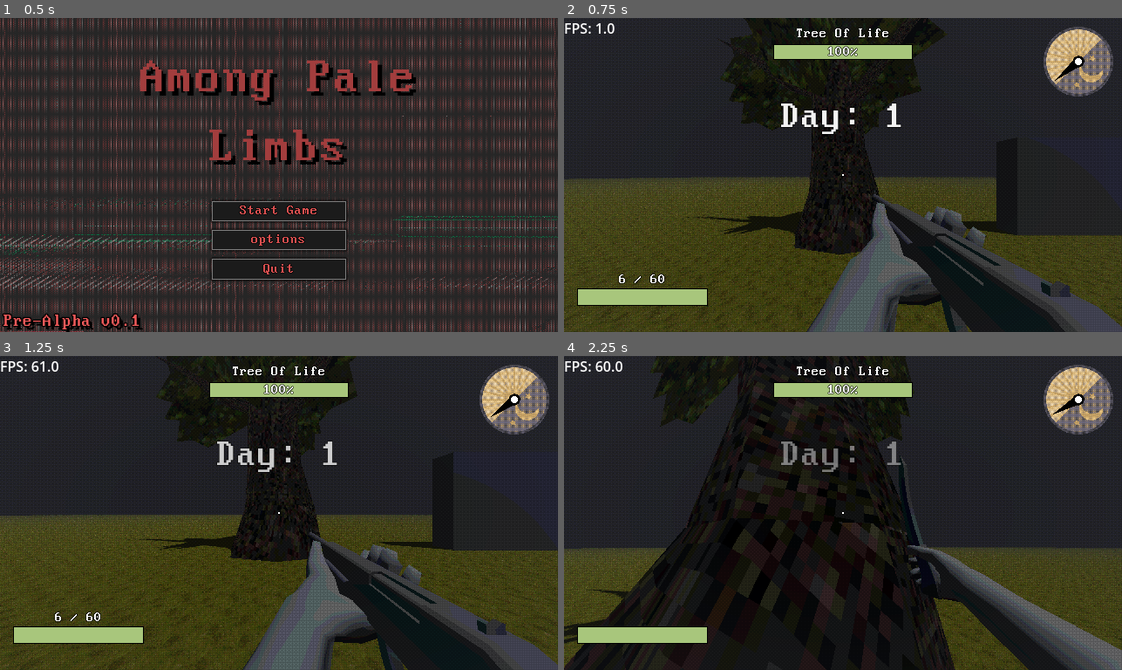
Above: before the commit, frames 1-4 (two rows, left to right).
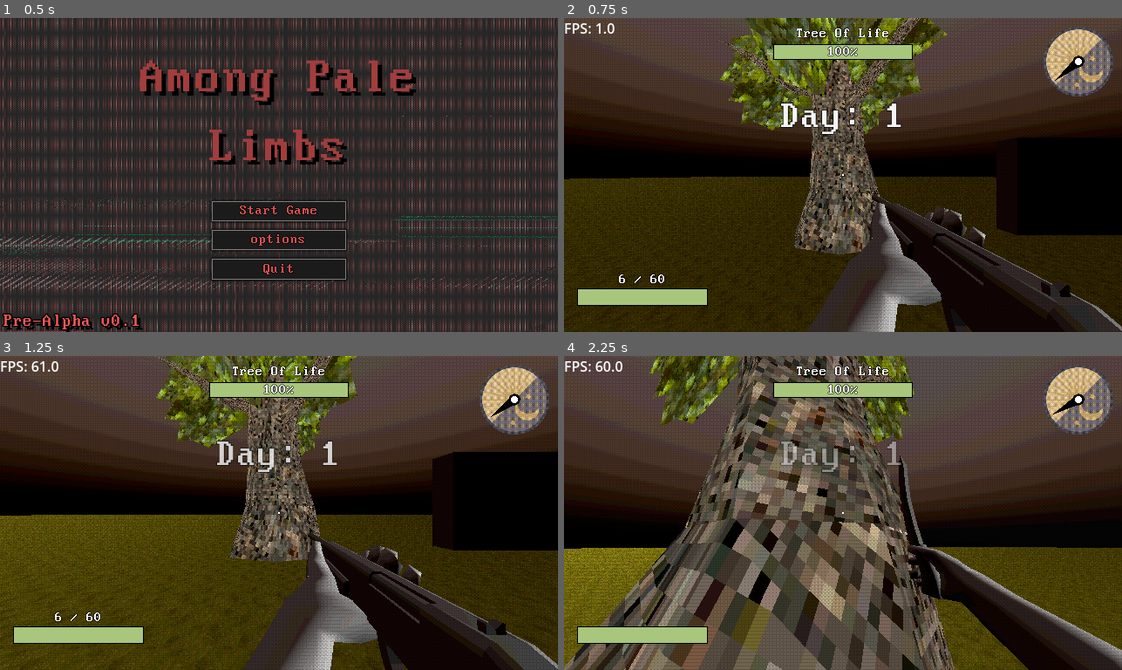
Above: after the commit, the same moments.

Repository: EmilHakala/treeoflife
Game: Godot game, scene res://Menu/MainMenu/MainMenu.tscn
Two runs of this game, one before a commit and one after it. Both use one fixed random seed, a clock stepped at 60 frames per second and the inputs below.
Inputs (mouse positions are in pixels of both pictures, inside the frame that each line leads up to):
- Up to frame 1 (0.5 s): no input
- Up to frame 2 (0.75 s): click "Start Game" at 0.5 s
- Up to frame 3 (1.25 s): no input
- Up to frame 4 (2.25 s): tap Enter at 1.25 s; move the mouse to (870, 513) at 1.27 s; hold W from 1.28 s (still down); click (870, 513) at 1.35 s; move the mouse to (815, 513) at 2.02 s; tap 1 (slot_1) at 2.1 s

Frame 1 is identical in both runs. In frame 2, 72% of the frame differs, in the area x 0-100%, y 0-100%; in frame 3, 58%; in frame 4, 82%.

Commit message:
Visual D/N cycle and reload bug fix

Diff:
--- a/Systems/DayNightSystem/DN_System.tscn
+++ b/Systems/DayNightSystem/DN_System.tscn
@@ -1,6 +1,29 @@
-[gd_scene load_steps=2 format=3 uid="uid://bao2c6bwt0oyj"]
+[gd_scene load_steps=7 format=3 uid="uid://bao2c6bwt0oyj"]
 
 [ext_resource type="Script" uid="uid://0hbxxtclg65l" path="res://Systems/DayNightSystem/dn_system.gd" id="1_8aawm"]
 
+[sub_resource type="Gradient" id="Gradient_8aawm"]
+colors = PackedColorArray(0.309804, 0.227451, 0.380392, 1, 0.0728426, 0.0728426, 0.0728426, 1)
+
+[sub_resource type="GradientTexture2D" id="GradientTexture2D_ca6iy"]
+gradient = SubResource("Gradient_8aawm")
+fill_from = Vector2(1, 0.532609)
+
+[sub_resource type="PhysicalSkyMaterial" id="PhysicalSkyMaterial_wg67x"]
+night_sky = SubResource("GradientTexture2D_ca6iy")
+
+[sub_resource type="Sky" id="Sky_6autu"]
+sky_material = SubResource("PhysicalSkyMaterial_wg67x")
+
+[sub_resource type="Environment" id="Environment_1varl"]
+background_mode = 2
+sky = SubResource("Sky_6autu")
+
 [node name="DnSystem" type="Node3D"]
 script = ExtResource("1_8aawm")
+
+[node name="WorldEnvironment" type="WorldEnvironment" parent="."]
+environment = SubResource("Environment_1varl")
+
+[node name="DirectionalLight3D" type="DirectionalLight3D" parent="."]
+transform = Transform3D(1, 0, 0, 0, 0.258819, -0.965926, 0, 0.965926, 0.258819, 0, 0, 0)
--- a/Systems/DayNightSystem/dn_system.gd
+++ b/Systems/DayNightSystem/dn_system.gd
@@ -15,10 +15,8 @@
 const enemy_scene = preload("res://enemies/simple_enemy.tscn")
 @onready var player_character: PlayerCharacter = $"../PlayerCharacter"
 @onready var tree: Node3D = $"../Tree"
-@onready var sun: DirectionalLight3D = $"../DirectionalLight3D"
-@onready var environment: WorldEnvironment = $"../WorldEnvironment"
-
-
+@onready var directional_light_3d: DirectionalLight3D = $DirectionalLight3D
+@onready var world_environment: WorldEnvironment = $WorldEnvironment
 
 
 
@@ -40,7 +38,7 @@
 			next_spawn_delay = randf_range(2.0, 5.0) # Adjust range to your liking
 	#sun.rotation_degrees.x = angle
 
-	#update_environment(time_of_day)
+	update_environment(time_of_day)
 
 func setup_day_spawn(day: int):
 	enemies_to_spawn = 2 + int(day * 1.5)
@@ -59,30 +57,7 @@
 	enemies_spawned += 1
 
 
-func update_environment(t : float):
+func update_environment(t: float) -> void:
 	# Rotate sun: 0.0 = sunrise, 0.5 = sunset, 1.0 = next sunrise
 	var sun_angle = lerp(-90.0, 270.0, t)  # Rises in front, sets behind
-	sun.rotation_degrees.x = sun_angle
-
-	# Adjust sun intensity (night = dim or off)
-	if t < 0.25 or t > 0.75:  # Night time
-		sun.light_energy = 0.2
-	else:
-		sun.light_energy = 1.0
-
-	# Darker ambient at night
-	var ambient_strength : float = clamp(remap(t, 0.2, 0.3, 0.1, 1.0), 0.1, 1.0)
-	environment.ambient_light_energy = ambient_strength
-	# Darker fog at night
-	var night_fog = Color(0.02, 0.02, 0.05)
-	var day_fog = Color(0.7, 0.8, 0.9)
-	environment.fog_color = day_fog.lerp(night_fog, get_night_factor(t))
-
-func get_night_factor(t: float) -> float:
-	# 0.0 = day, 1.0 = night
-	if t < 0.25:
-		return clamp(remap(t, 0.0, 0.25, 1.0, 0.0), 0.0, 1.0)
-	elif t > 0.75:
-		return clamp(remap(t, 0.75, 1.0, 0.0, 1.0), 0.0, 1.0)
-	else:
-		return 0.0
+	directional_light_3d.rotation_degrees.x = sun_angle - 90.0
--- a/Systems/Gun_System/gun_system.gd
+++ b/Systems/Gun_System/gun_system.gd
@@ -131,7 +131,7 @@
 				parent.can_shoot = false
 				parent.is_reloading = true
 
-				if parent.ammo[current_gun.ammo] > 0:
+				if parent.ammo[current_gun.ammo] > -1:
 					#Play reload animation and sfx
 					player_arms.play_gun_anim("reload")
 					return
--- a/Test_Scene/main.tscn
+++ b/Test_Scene/main.tscn
@@ -6,20 +6,6 @@
 [ext_resource type="Texture2D" uid="uid://der8e5rdlumor" path="res://Assets/Nature/textures/grass01.png" id="3_eprlh"]
 [ext_resource type="Script" uid="uid://6a6ieh4x6wd5" path="res://Tree/tree.gd" id="4_i07i3"]
 [ext_resource type="PackedScene" uid="uid://bao2c6bwt0oyj" path="res://Systems/DayNightSystem/DN_System.tscn" id="7_yupyr"]
-
-[sub_resource type="ProceduralSkyMaterial" id="ProceduralSkyMaterial_nstlf"]
-sky_horizon_color = Color(0.662243, 0.671743, 0.686743, 1)
-ground_horizon_color = Color(0.662243, 0.671743, 0.686743, 1)
-
-[sub_resource type="Sky" id="Sky_2xg56"]
-sky_material = SubResource("ProceduralSkyMaterial_nstlf")
-
-[sub_resource type="Environment" id="Environment_3adw2"]
-background_mode = 2
-sky = SubResource("Sky_2xg56")
-tonemap_mode = 2
-glow_enabled = true
-fog_enabled = true
 
 [sub_resource type="StandardMaterial3D" id="StandardMaterial3D_yupyr"]
 albedo_texture = ExtResource("3_eprlh")
@@ -42,13 +28,6 @@
 [node name="Node3D" type="Node3D"]
 
 [node name="HUD" parent="." instance=ExtResource("1_eprlh")]
-
-[node name="WorldEnvironment" type="WorldEnvironment" parent="."]
-environment = SubResource("Environment_3adw2")
-
-[node name="DirectionalLight3D" type="DirectionalLight3D" parent="."]
-transform = Transform3D(-0.866025, -0.433013, 0.25, 0, 0.5, 0.866025, -0.5, 0.75, -0.433013, 0, 0, 0)
-shadow_enabled = true
 
 [node name="PlayerCharacter" parent="." instance=ExtResource("1_nstlf")]
 transform = Transform3D(1, 0, 0, 0, 1, 0, 0, 0, 1, 7.94428, 3, 0)
Not shown: 1 places in Test_Scene/main.tscn that only renumber resources
